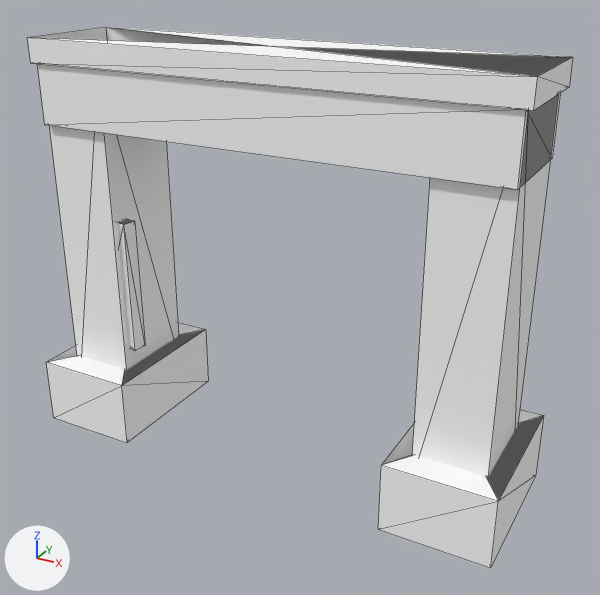
An edit to the glTF model art/structs/gate4.scrap.glb, drawn before and after from the same camera.
The view is the same before and after, from a camera (50 mm lens) standing at (3.24, -5.54, 3.98) and looking at (0.2, -0.01, 1.21). The axes (+X, +Y, +Z) are drawn at lower left. The lights are the same throughout. The older version comes first. Mesh edges are drawn as thin lines. Vertices at exactly the same position are counted once.

Objects in the first picture: 'struct.gate4.scrap'.
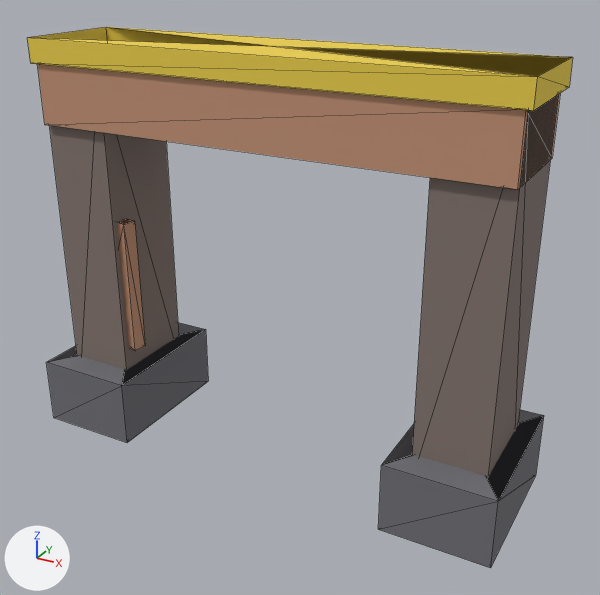
Boxes [x1, y1, x2, y2] around the edits, measured in the pictures (600 x 595 px):
part 1 of me_struct_gate4_scrap, recoloured (white to grey): [46, 95, 558, 568] in both
part 2 of me_struct_gate4_scrap, recoloured (white to brown): [37, 64, 560, 350] in both
part 3 of me_struct_gate4_scrap, recoloured (white to yellow): [27, 27, 573, 111] in both

Diff of the bpy script that builds the scene:
```diff
--- a/art/structs/gate4.scrap.glb.py
+++ b/art/structs/gate4.scrap.glb.py
@@ me_struct_gate4_scrap @@
 me_struct_gate4_scrap.from_pydata(...)  # 56 vertices, 84 faces; spans x -2.15..2.15, y -0.65..0.65, z -0.3..3.2
 # used by ob_struct_gate4_scrap; location = (0.0, 0.0, 0.0)
+# me_struct_gate4_scrap part 1: 48 faces centred in x -2.15..2.15, y -0.65..0.65, z -0.3..3.0 are repainted in the vertex colours; the middle colour goes from white #ffffff to grey #7b7373
+# me_struct_gate4_scrap part 2: 24 faces centred in x -2.0..2.0, y -0.45..0.45, z 0.5..3.0 are repainted in the vertex colours; the middle colour goes from white #ffffff to brown #c49376
+# me_struct_gate4_scrap part 3: 12 faces centred in x -2.05..2.05, y -0.47..0.47, z 3.0..3.2 are repainted in the vertex colours; the middle colour goes from white #ffffff to yellow #edd04b
 me_struct_gate4_scrap.materials.append(mat_opaque)
```
